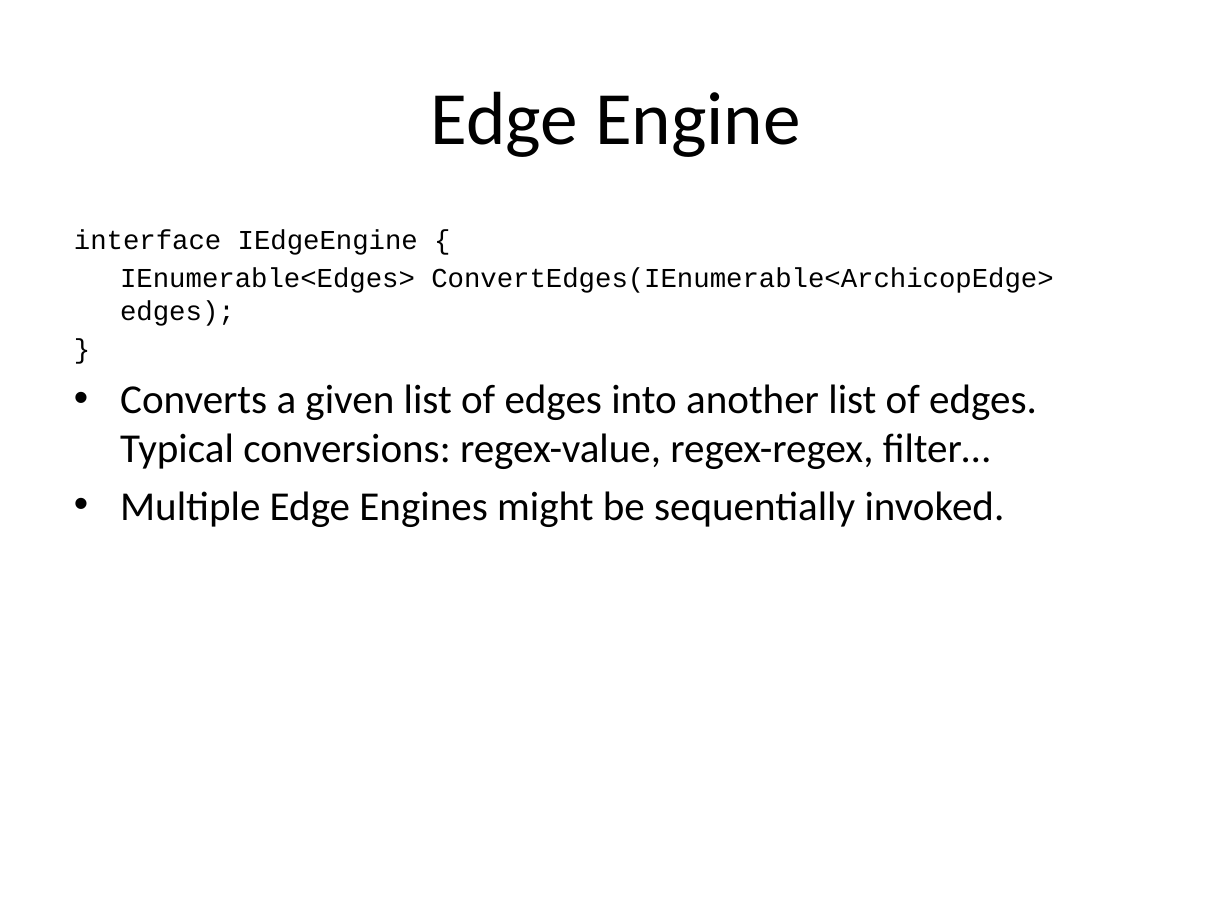
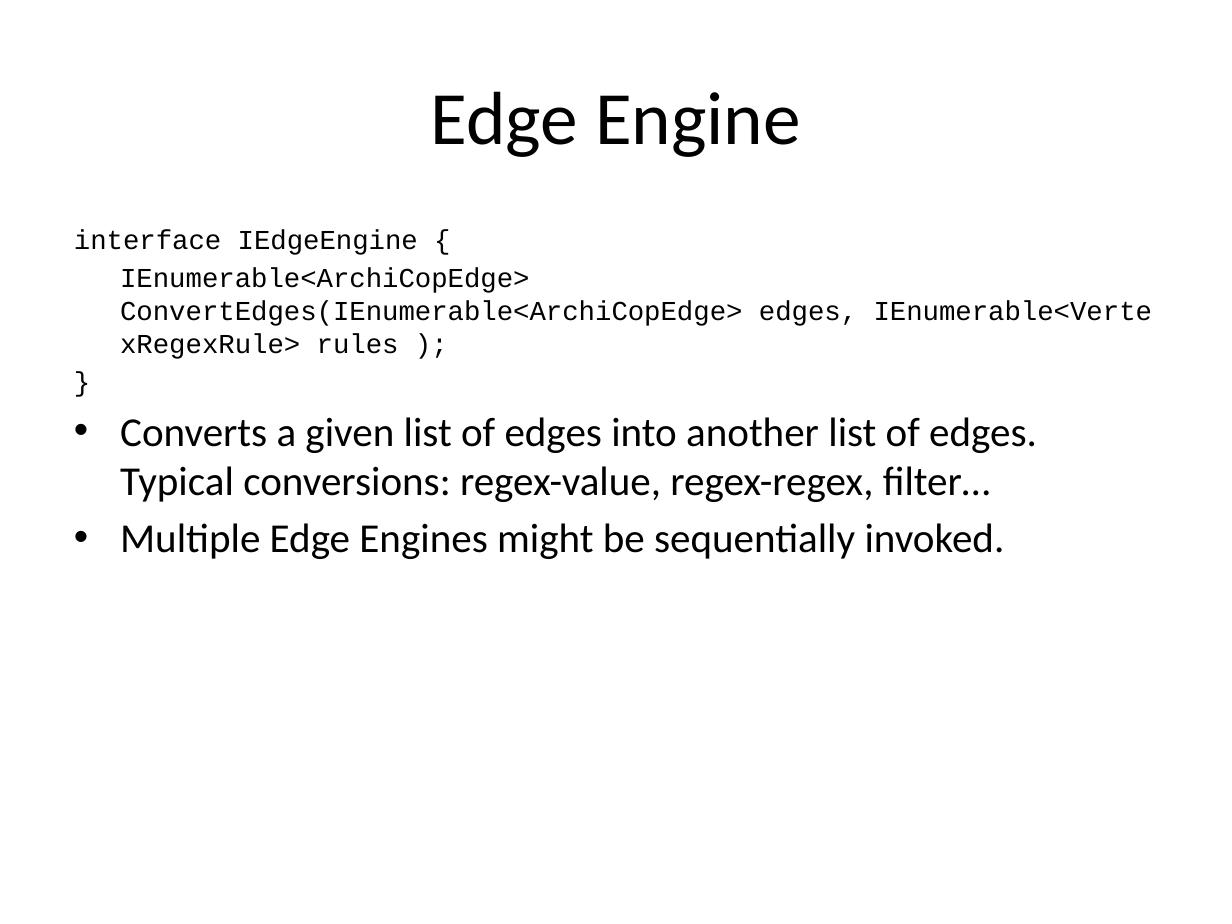
Before and after one commit to jjrdk/ArchiMetrics, a slide deck: slide 6 of Main/Docs/ArchiCop.pptx (slide 4 before the commit). Drawn at 1232x924 pixels with LibreOffice and Linux fonts; fonts in the diff are those of the drawing. Boxes give left, top, right and bottom in pixels: in the first picture for what was removed or moved away, otherwise in the second. Text is boxed around its words. In the diff, an @@ line names an element or a change of style, - is before the commit and + after.

Commit message:
engines rework

```diff
--- a/Main/Docs/ArchiCop.pptx
+++ b/Main/Docs/ArchiCop.pptx
@@ text at [120,268,1152,354]: text changed @@
-IEnumerable<Edges> ConvertEdges(IEnumerable<ArchicopEdge> edges);
+IEnumerable<ArchiCopEdge> ConvertEdges(IEnumerable<ArchiCopEdge> edges, IEnumerable<VertexRegexRule> rules );
```
Also in this commit, not shown: 1 other slide changed, 2 slides added, 6 other files.
